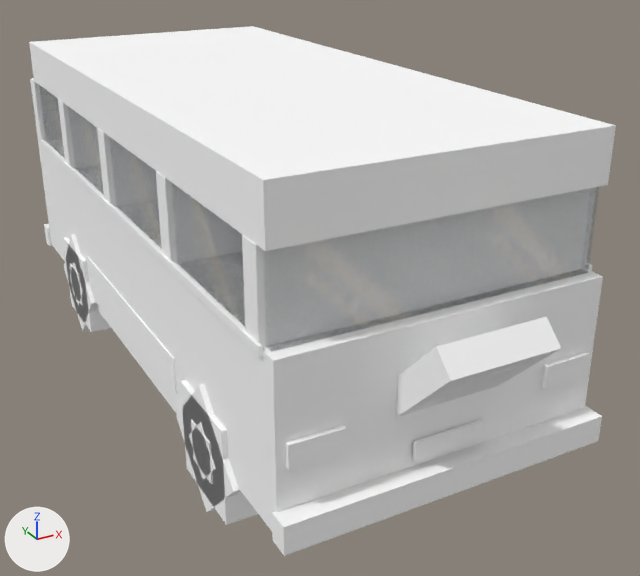
Renders of the glTF model assets/models/props/cars/car_d_olive.glb from each side of a commit.
Both versions are drawn from a 50 mm camera at (-2.38, -5.21, 3.08) aimed at (0.25, -0.43, 0.69). Lighting does not change. The marker at lower left points along +X, +Y and +Z. The older version comes first. Vertices at exactly the same position are counted once.

The scene before the commit, as lines of its bpy script (objects in view):
```python
me_gas_station_town = bpy.data.meshes.new('gas_station_town')
me_gas_station_town.from_pydata(...)  # 328 vertices, 492 faces; spans x -0.99..0.99, y -2.6..2.32, z -0.07..2.07
# faces by material slot: [480, 12]
me_gas_station_town.materials.append(mat_kit_atlas)  # white #ffffff
me_gas_station_town.materials.append(mat_glass)
ob_gas_station_town = bpy.data.objects.new('gas_station_town', me_gas_station_town)
ob_gas_station_town.location = (0.0, 0.0, 0.0)
```
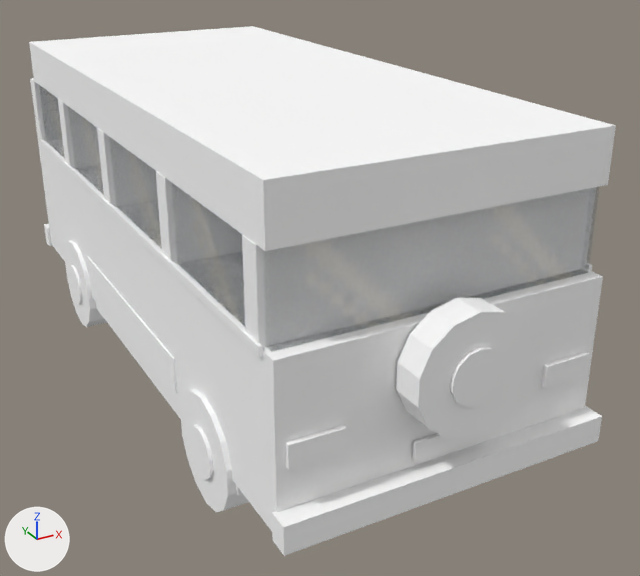
Edits to the scene script, one JSON object a line:
```json
{"block": "me_gas_station_town", "where": "# used by ob_gas_station_town; location = (0.0, 0.0, 0.0)"}
{"op": "remove", "block": "me_gas_station_town", "code": "me_gas_station_town.from_pydata(...)  # 328 vertices, 492 faces; spans x -0.99..0.99, y -2.6..2.32, z -0.07..2.07"}
{"op": "add", "block": "me_gas_station_town", "code": "me_gas_station_town.from_pydata(...)  # 464 vertices, 796 faces; spans x -1.0..1.0, y -2.41..2.32, z 0.0..2.07"}
{"block": "me_gas_station_town", "change": "me_gas_station_town part 1: a new loose piece, a 14-sided cylinder along y spanning x -0.32..0.32, y -2.39..-2.21, z 0.72..1.38, in mat_kit_atlas (white #ffffff)"}
{"block": "me_gas_station_town", "change": "me_gas_station_town part 2: a new loose piece, a 14-sided cylinder along y spanning x -0.15..0.15, y -2.41..-2.27, z 0.9..1.2, in mat_kit_atlas (white #ffffff)"}
{"block": "me_gas_station_town", "change": "me_gas_station_town part 3: a new loose piece, a 14-sided cylinder along x spanning x -0.98..-0.76, y 0.92..1.58, z 0.0..0.68, in mat_kit_atlas (white #ffffff)"}
{"block": "me_gas_station_town", "change": "me_gas_station_town part 4: a new loose piece, a 14-sided cylinder along x spanning x -1.0..-0.8, y 1.1..1.4, z 0.19..0.49, in mat_kit_atlas (white #ffffff)"}
{"block": "me_gas_station_town", "change": "me_gas_station_town part 5: a new loose piece, a 14-sided cylinder along x spanning x -0.98..-0.76, y -1.68..-1.02, z 0.0..0.68, in mat_kit_atlas (white #ffffff)"}
{"block": "me_gas_station_town", "change": "me_gas_station_town part 6: a new loose piece, a 14-sided cylinder along x spanning x -1.0..-0.8, y -1.5..-1.2, z 0.19..0.49, in mat_kit_atlas (white #ffffff)"}
{"block": "me_gas_station_town", "change": "me_gas_station_town part 7: 18 loose pieces with 144 vertices, spanning x -0.99..0.99, y -2.6..1.66, z -0.07..1.33, are deleted"}
{"block": "me_gas_station_town", "change": "other edits to the shape of me_gas_station_town do not show in these pictures"}
```

Location of each change, (x1, y1, x2, y2) in pixels of the pictures (640 x 576 px):
```json
{"part": 1, "of": "me_gas_station_town", "change": "added", "after": [396, 298, 531, 439]}
{"part": 2, "of": "me_gas_station_town", "change": "added", "after": [450, 347, 504, 407]}
{"part": 3, "of": "me_gas_station_town", "change": "added", "after": [65, 241, 107, 327]}
{"part": 4, "of": "me_gas_station_town", "change": "added", "after": [69, 265, 82, 304]}
{"part": 5, "of": "me_gas_station_town", "change": "added", "after": [180, 389, 249, 512]}
{"part": 6, "of": "me_gas_station_town", "change": "added", "after": [189, 424, 214, 479]}
{"part": 7, "of": "me_gas_station_town", "change": "deleted", "before": [63, 234, 561, 525]}
```
